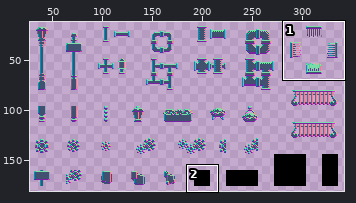
File history of a sprite sheet, Assets/Art/World/Tilemaps/SteamCity/Props/Normals props.png. Above: a wide view before the commit, with the close-up outlined.
Close-up. Before the commit:
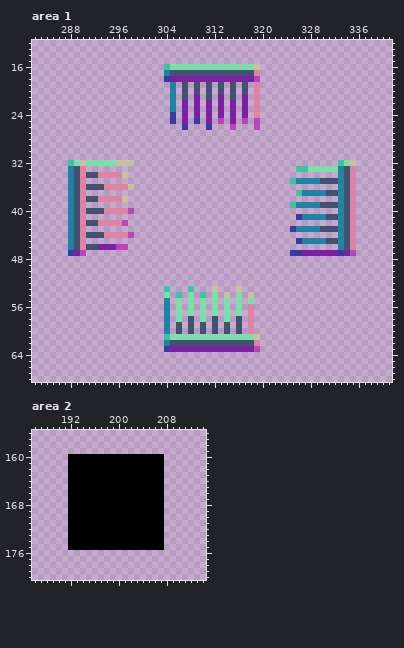
The file is 480x270 pixels. Colours within 5 levels of each other are drawn and written as one. Shown: area 1: x 282..341, y 12..68; area 2: x 186..214, y 156..180. The wide view leaves out empty margins.
The same view after the edit:
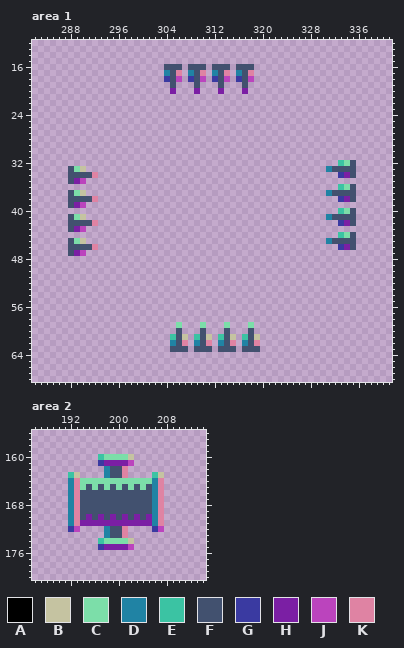
Palette (. is transparent): A #000000  B #c5c3a1  C #7cdea9  D #2083a4  E #3bc3a3  F #42516f  G #3a3aa1  H #7b1fa4  J #bb44bd  K #df83a3
What changed:
Area 1:
y 16: x 304..319 ECCCCCCCCCCCCCCB -> FFF.FFF.FFF.FFF.
y 17: x 306..308 FFF -> K.D; x 310..312 FFF -> K.D; x 314..316 FFF -> K.D; x 318..319 FK -> K.
y 18: x 305..319 HHHHHHHHHHHHHHJ -> FJ.GFJ.GFJ.GFJ.
y 19: x 305 D -> F; x 307 F -> .; x 311 F -> .; x 315 F -> .; x 319 K -> .
y 20: x 305 D -> H; x 307 F -> .; x 309 F -> H; x 311 F -> .; x 313 F -> H; x 315 F -> .; x 317 F -> H; x 319 K -> .
y 21: x 305 D -> .; x 307 F -> .; x 309 H -> .; x 311 F -> .; x 313 H -> .; x 315 F -> .; x 317 H -> .; x 319 K -> .
y 22..23: x 305 D -> .; x 307 H -> .; x 309 H -> .; x 311 H -> .; x 313 H -> .; x 315 H -> .; x 317 H -> .; x 319 K -> .
y 24: x 305 G -> .; x 307 H -> .; x 309 H -> .; x 311 H -> .; x 313 H -> .; x 315 H -> .; x 317 H -> .; x 319 K -> .
y 25: x 305 G -> .; x 307 H -> .; x 309 G -> .; x 311 H -> .; x 313 J -> .; x 315 H -> .; x 317 J -> .; x 319 J -> .
y 26: x 307 G -> .; x 311 G -> .; x 315 J -> .; x 319 J -> .
y 32: x 288..298 ECBCCCCCBBB -> ...........; x 335 B -> F
y 33: x 288..290 DFK -> FCB; x 326..333 EECCCCCD -> .....DFF; x 335 K -> F
y 34: x 288 D -> F; x 290 K -> F; x 292..297 FKKKKB -> K.....; x 333..335 DFK -> GHF
y 35: x 288..290 DFK -> FHJ; x 325..335 EDDDDFFFDFK -> ...........
y 36: x 288..298 DFKFFFKKKKB -> ...........; x 333..335 DFK -> ECF
y 37: x 288..290 DFK -> FCB; x 326..331 EDDDDF -> .....D; x 333 D -> F; x 335 K -> F
y 38: x 288 D -> F; x 290 K -> F; x 292..297 FKKKKB -> K.....; x 333..335 DFK -> GHF
y 39: x 288..290 DFK -> FHJ; x 325..335 EDDDDFFFDFK -> ...........
y 40: x 288..298 DFKFFFKKKKJ -> ...........; x 333..335 DFK -> ECF
y 41: x 288..290 DFK -> FCB; x 326..331 GDDDDF -> .....D; x 333 D -> F; x 335 K -> F
y 42: x 288 D -> F; x 290 K -> F; x 292..297 FKKKKJ -> K.....; x 333..335 DFK -> GHF
y 43: x 288..290 DFK -> FHJ; x 325..335 GDDDDFFFDFK -> ...........
y 44: x 288..298 DFKFFFKKKKJ -> ...........; x 333..335 DFK -> ECF
y 45: x 288..290 DFK -> FCB; x 326..331 GDDDDF -> .....D; x 333 D -> F; x 335 K -> F
y 46: x 288 D -> F; x 290 K -> F; x 292..297 FHHHJJ -> K.....; x 333..335 DFK -> GHF
y 47: x 288 G -> F; x 325..335 GGHHHHHHGHJ -> ...........
y 53: x 304 E -> .; x 308 E -> .; x 312 B -> .; x 316 B -> .
y 54: x 304 C -> .; x 306 E -> .; x 308 C -> .; x 310 E -> .; x 312 C -> .; x 314 B -> .; x 316 C -> .; x 318 B -> .
y 55: x 304 D -> .; x 306 C -> .; x 308 C -> .; x 310 C -> .; x 312 C -> .; x 314 C -> .; x 316 C -> .; x 318 C -> .
y 56..57: x 304 D -> .; x 306 C -> .; x 308 C -> .; x 310 C -> .; x 312 C -> .; x 314 C -> .; x 316 C -> .; x 318 K -> .
y 58: x 304 D -> .; x 306 C -> .; x 308 F -> .; x 310 C -> .; x 312 F -> .; x 314 C -> .; x 316 F -> .; x 318 K -> .
y 59: x 304 D -> .; x 306 F -> C; x 308 F -> .; x 310 F -> C; x 312 F -> .; x 314 F -> C; x 316 F -> .; x 318 K -> C
y 60: x 304 D -> .; x 308 F -> .; x 312 F -> .; x 316 F -> .; x 318 K -> F
y 61: x 304..318 ECCCCCCCCCCCCCC -> .EFB.EFB.EFB.EF
y 62: x 304..305 DF -> .D; x 307..309 FFF -> K.D; x 311..313 FFF -> K.D; x 315..317 FFF -> K.D
y 63: x 304..319 GHHHHHHHHHHHHHHJ -> .FFF.FFF.FFF.FFF
Area 2:
y 160: x 192..207 AAAAAAAAAAAAAAAA -> .....ECCCCB.....
y 161: x 192..207 AAAAAAAAAAAAAAAA -> .....GHHHHJ.....
y 162: x 192..207 AAAAAAAAAAAAAAAA -> ......DFFK......
y 163: x 192..207 AAAAAAAAAAAAAAAA -> EB....DFFK....EB
y 164: x 192..207 AAAAAAAAAAAAAAAA -> DKCCCCCCCCCCCCDK
y 165: x 192..207 AAAAAAAAAAAAAAAA -> DKCFCFCFCFCFCFDK
y 166..169: x 192..207 AAAAAAAAAAAAAAAA -> DKFFFFFFFFFFFFDK
y 170: x 192..207 AAAAAAAAAAAAAAAA -> DKFHFHFHFHFHFHDK
y 171: x 192..207 AAAAAAAAAAAAAAAA -> DKHHHHHHHHHHHHDK
y 172: x 192..207 AAAAAAAAAAAAAAAA -> GJ....DFFK....GJ
y 173: x 192..207 AAAAAAAAAAAAAAAA -> ......DFFK......
y 174: x 192..207 AAAAAAAAAAAAAAAA -> .....ECCCCB.....
y 175: x 192..207 AAAAAAAAAAAAAAAA -> .....GHHHHJ.....
